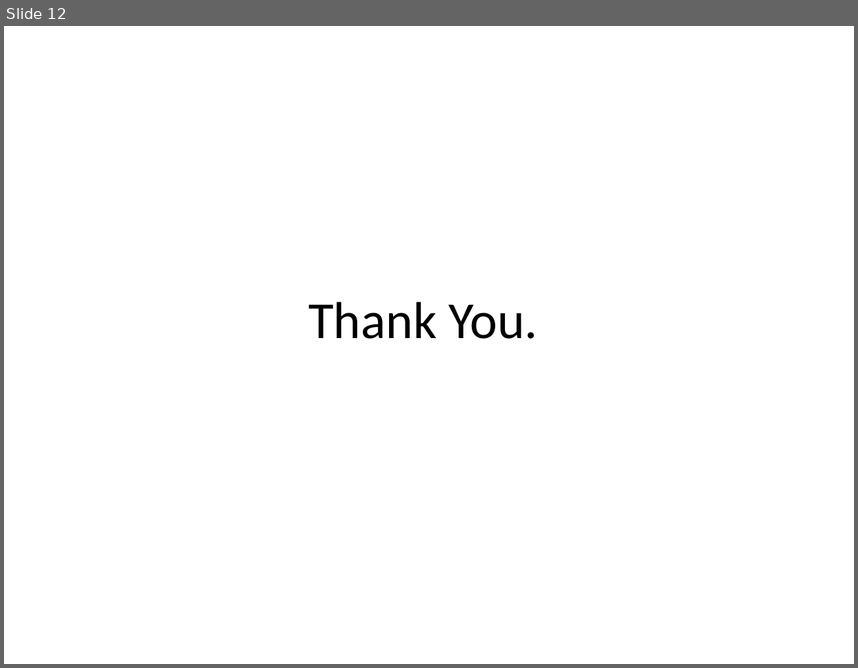
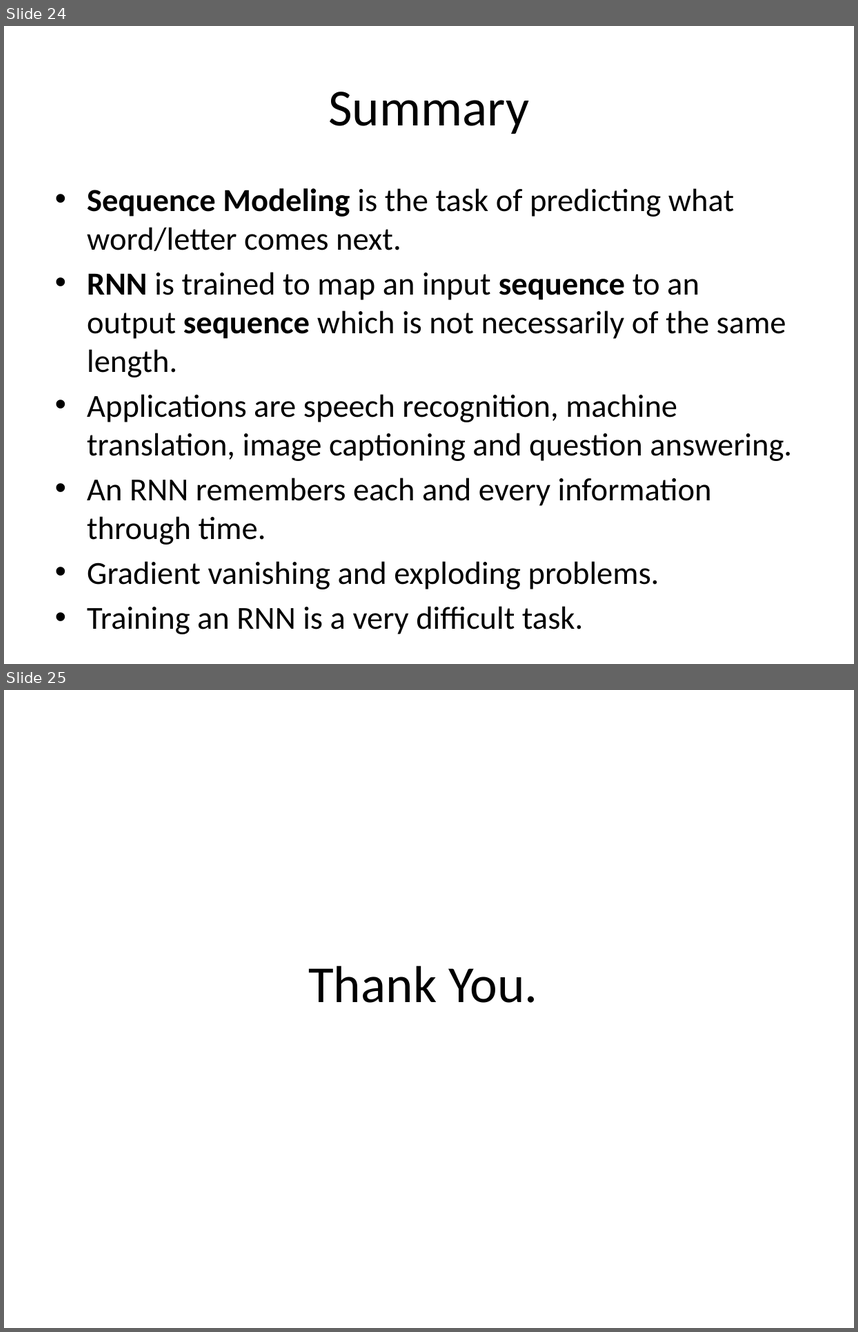
Before and after one commit to abhilashsaj/Simple-Recurrent-Neural-Network-with-Keras, a slide deck: Recurrent Neural Networks.pptx. Shown one above the other, each under a label of ours: slide 12 before the commit, slides 24 and 25 after it. The pictures are 858x668 and 858x1332 pixels, drawn with LibreOffice and Linux fonts; fonts in the diff are those of the drawing. Boxes give left, top, right and bottom in pixels: in the first picture for what was removed or moved away, otherwise in the second. Text is boxed around its words. In the diff, an @@ line names an element or a change of style, - is before the commit and + after.

```diff
--- a/Recurrent Neural Networks.pptx
+++ b/Recurrent Neural Networks.pptx
@@ slide 24 added at bbox=[4, 26, 854, 664], background #FFFFFF @@
@@ title added at bbox=[328, 92, 529, 134], 44 pt, text #000000 @@
+Summary
@@ text added at bbox=[87, 188, 792, 634], 27.2 pt, text #000000 @@
+• Sequence Modeling is the task of predicting what word/letter comes next.
+• RNN is trained to map an input sequence to an output sequence which is not necessarily of the same length.
+• Applications are speech recognition, machine translation, image captioning and question answering.
+• An RNN remembers each and every information through time.
+• Gradient vanishing and exploding problems.
+• Training an RNN is a very difficult task.
@@ what was slide 12 is now slide 25 @@
```
Also in this commit, not shown: 8 slides changed, 12 other slides added, 1 other file.
